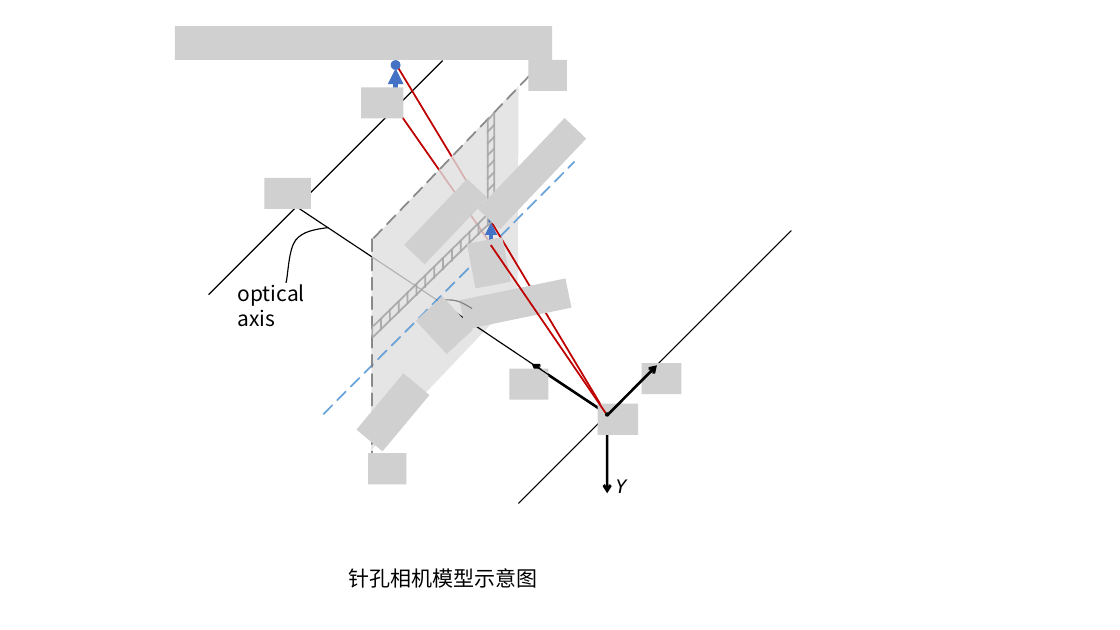
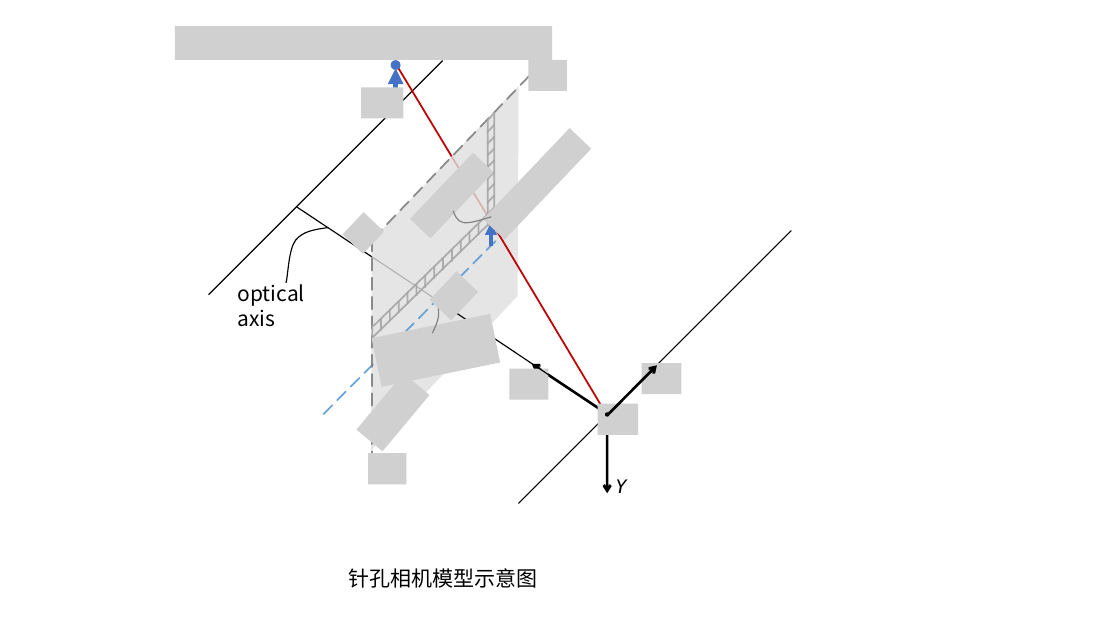
Before and after one commit to fseasy/blog, a slide deck: slide 1 of assets/posts/vslam/14-ch5/camera.pptx. Drawn at 1120x630 pixels with LibreOffice and Linux fonts; fonts in the diff are those of the drawing; grey boxes stand for pictures. Boxes give left, top, right and bottom in pixels: in the first picture for what was removed or moved away, otherwise in the second. Text is boxed around its words. In the diff, an @@ line names an element or a change of style, - is before the commit and + after.

```diff
--- a/assets/posts/vslam/14-ch5/camera.pptx
+++ b/assets/posts/vslam/14-ch5/camera.pptx
@@ line removed from (396, 108) to (492, 245) @@
@@ picture: place and size @@
-picture at <box>478,118,587,230</box>
+picture at <box>483,128,592,240</box>
@@ picture removed at <box>265,178,311,209</box> @@
@@ picture: place and size @@
-picture at <box>405,179,488,265</box>
+picture at <box>410,153,494,239</box>
@@ picture added at <box>342,212,384,255</box> @@
@@ freeform shape added at <box>454,211,492,223</box>, outline #808080 1 pt @@
@@ picture removed at <box>467,237,511,288</box> @@
@@ line removed from (491, 245) to (606, 413) @@
@@ picture removed at <box>416,297,473,355</box> @@
@@ picture added at <box>430,271,479,320</box> @@
@@ freeform shape at <box>433,299,439,333</box>: rotation 96 to 180 degrees; outline redrawn @@
@@ picture removed at <box>459,278,572,330</box> @@
@@ picture added at <box>372,314,500,387</box> @@
```
Also in this commit, not shown: 1 slide added, 3 other files.
